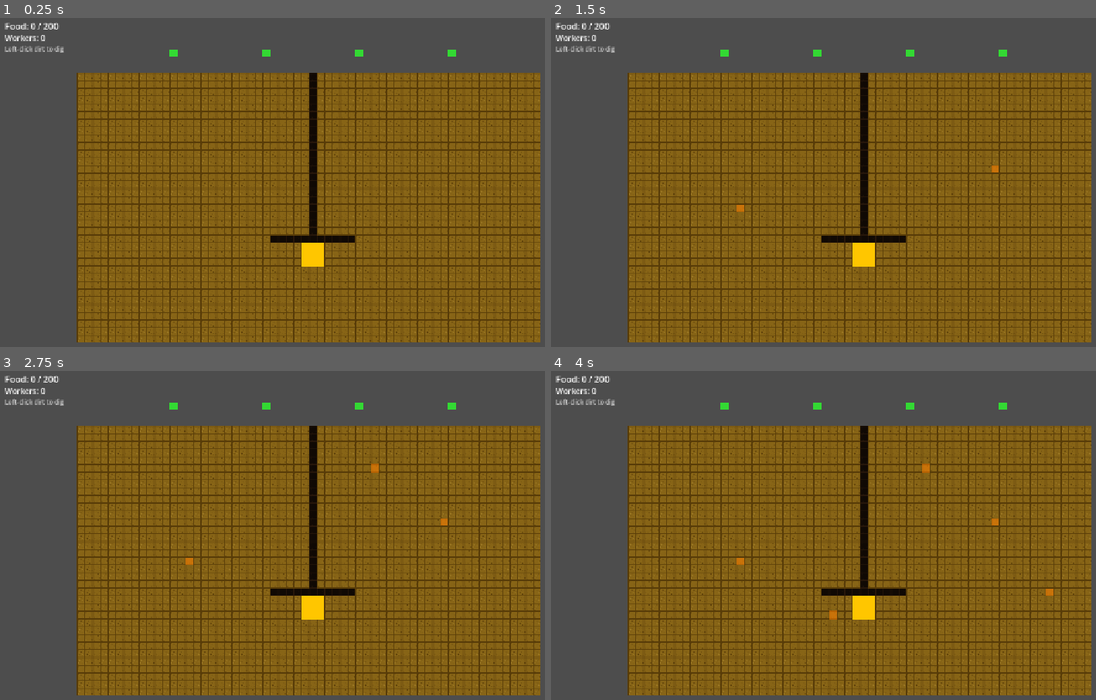
Above: before the commit, frames 1-4 (two rows, left to right).
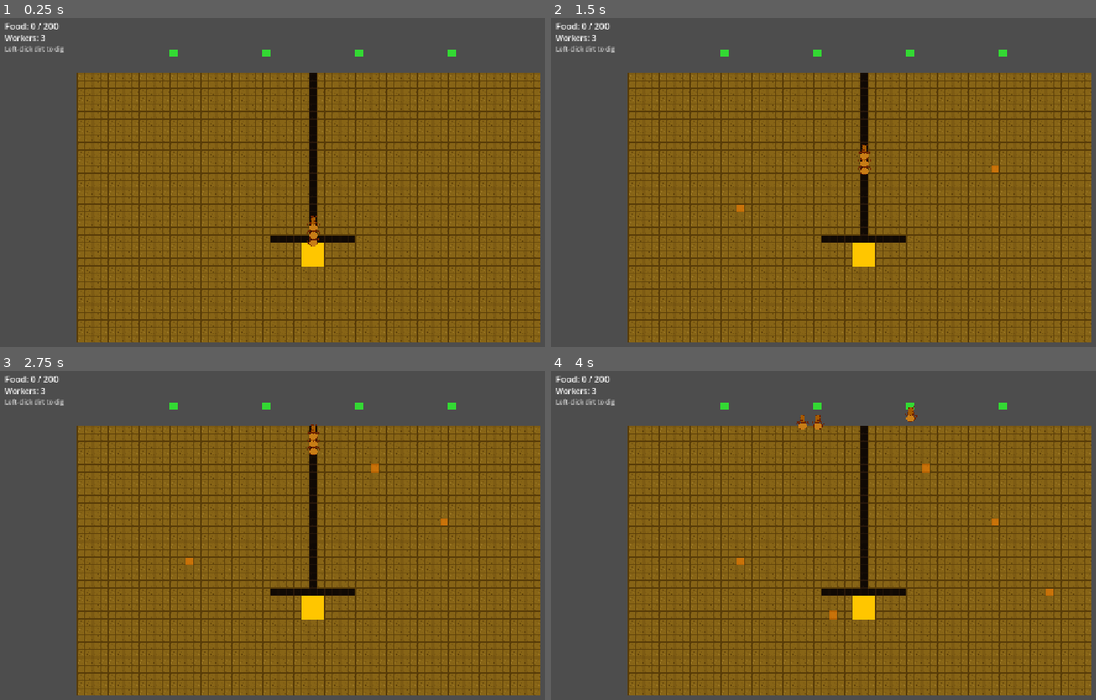
Above: after the commit, the same moments.

Repository: SnazzyTrack9218/ant-colony-wars
Game: Godot game, scene res://scenes/main/main.tscn
The game is run twice, just before and just after one commit, with the same random seed, the same clock (stepped at 60 frames per second) and the same inputs.
Inputs (mouse positions are in pixels of both pictures, inside the frame that each line leads up to):
- Up to frame 1 (0.25 s): no input
- Up to frame 2 (1.5 s): tap Enter (ui_accept) at 0.5, 0.77 s; move the mouse to (997, 172) at 0.52 s; hold H 0.53-1.28 s; click (997, 172) at 0.67 s; move the mouse to (736, 205) at 1.27 s; tap M at 1.35 s; click (736, 205) at 1.42 s
- Up to frame 3 (2.75 s): tap Enter (ui_accept) at 1.52 s; move the mouse to (370, 466) at 2.02 s; hold Space from 2.03 s (still down); click (370, 466) at 2.17 s
- Up to frame 4 (4 s): move the mouse to (828, 611) at 2.77 s; release Space at 2.78 s; tap H at 2.85 s; click (828, 611) at 2.92 s; tap Enter (ui_accept) at 3.02, 3.77 s; move the mouse to (1046, 594) at 3.52 s; hold M from 3.53 s (still down); click (1046, 594) at 3.67 s

The runs differ from the first frame. In frame 1, 0.1% of the frame differs, in the area x 7-59%, y 5-70%; in frame 2, 0.1%; in frame 3, 0.1%; in frame 4, 0.2%, in the area x 7-68%, y 5-18%.
Error before the commit: Parse Error: Cannot infer the type of "n" variable because the value doesn't have a set type. (res://scripts/ants/worker_ant.gd:116)

Commit message:
Fix type inference errors: explicit Vector2i on dir-derived vars
When for-loop vars lose their type annotation, := can't infer the type
of variables computed from them. Added explicit Vector2i declarations on
n, neighbor, and food_tile.

Co-Authored-By: Claude Sonnet 4.6 <noreply@anthropic.com>

Diff:
--- a/scripts/ants/worker_ant.gd
+++ b/scripts/ants/worker_ant.gd
@@ -113,7 +113,7 @@
 	_state = State.IDLE_WANDER
 	var neighbors: Array = []
 	for dir in DIRS:
-		var n := _tile_pos + dir
+		var n: Vector2i = _tile_pos + dir
 		if _is_traversable(n):
 			neighbors.append(n)
 	if neighbors.is_empty():
@@ -183,7 +183,7 @@
 
 
 func _do_gather() -> void:
-	var food_tile := _current_job.tile_pos
+	var food_tile: Vector2i = _current_job.tile_pos
 	GameManager.add_food(1)
 	GameManager.job_queue.complete_job(_current_job.id)
 	# Re-add gather job so the source is persistent.
@@ -201,7 +201,7 @@
 	# Otherwise find traversable neighbors (DIG: reach adjacent tunnel).
 	var targets: Array = []
 	for dir in DIRS:
-		var n := to + dir
+		var n: Vector2i = to + dir
 		if _is_traversable(n):
 			targets.append(n)
 	if targets.is_empty():
@@ -226,7 +226,7 @@
 			found = current
 			break
 		for dir in DIRS:
-			var neighbor := current + dir
+			var neighbor: Vector2i = current + dir
 			if neighbor in came_from:
 				continue
 			if not _is_traversable(neighbor):
